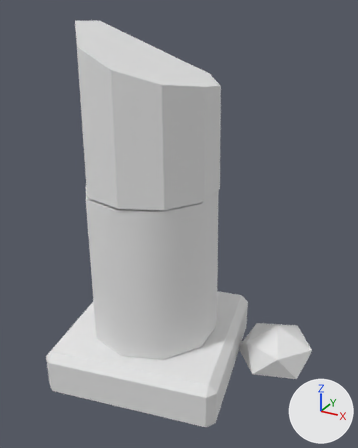
Two versions of the FBX model Assets/Dravio/Environment/Models/SM_ENV_Column_Broken.fbx, one commit apart.
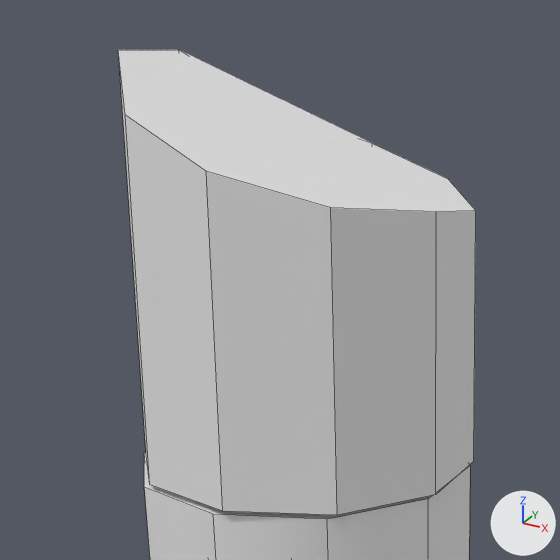
Old and new are each drawn whole from a camera (50 mm lens) standing at (1.51, -2.41, 2.28) and looking at (0.19, -0.01, 1.08) and again close up on the part from 7% to 71% of the width and 0% to 51% of the height. The lights are fixed; the arrows at lower right show +X, +Y and +Z. The older version's two pictures come first. The close-ups show mesh edges as thin lines. Where no turn or scale is listed for an object, it has been applied to the vertices.

In view in the first close-up: 'SM_ENV_Column_Broken'.
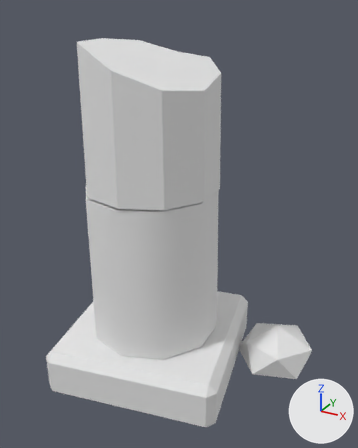
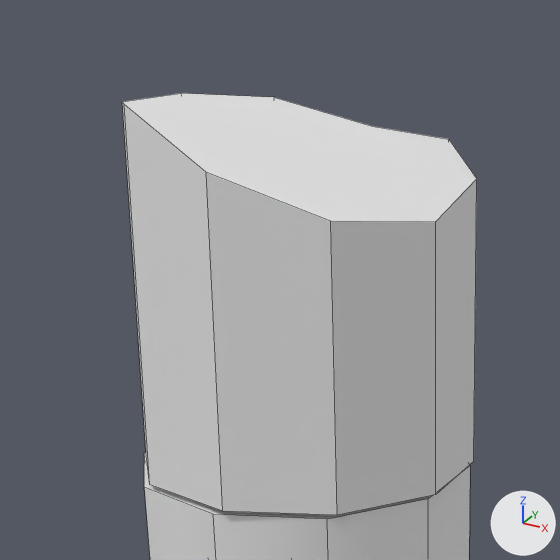
Boxes [x1, y1, x2, y2] around the edits, measured in the close-ups (560 x 560 px; the box of a moved part takes in the faces that stretch with it):
'SM_ENV_Column_Broken', reshaped
    before: [118, 50, 476, 560]
    after: [122, 93, 477, 560]
part 1 of me_sm_env_column_broken, moved or reshaped
    before: [118, 50, 476, 460]
    after: [122, 93, 477, 460]

Patch to the scene script:
```diff
--- a/Assets/Dravio/Environment/Models/SM_ENV_Column_Broken.fbx.py
+++ b/Assets/Dravio/Environment/Models/SM_ENV_Column_Broken.fbx.py
@@ me_sm_env_column_broken @@
 # used by ob_sm_env_column_broken; location = (0.0, 0.0, 0.0)
-me_sm_env_column_broken.from_pydata(...)  # 76 vertices, 70 faces; spans x -0.64..0.99, y -0.64..0.64, z 0.0..2.21
-me_sm_env_column_broken.vertices[47].co = (-0.27, 0.31, 2.06)
-me_sm_env_column_broken.vertices[49].co = (-0.04, 0.41, 1.99)  # pixel (372, 143)
-me_sm_env_column_broken.vertices[51].co = (0.2, 0.35, 1.92)  # pixel (447, 178)
-me_sm_env_column_broken.vertices[53].co = (0.36, 0.16, 1.88)  # pixel (475, 210)
-me_sm_env_column_broken.vertices[55].co = (0.38, -0.08, 1.91)  # pixel (436, 211)
-me_sm_env_column_broken.vertices[57].co = (0.25, -0.29, 1.94)  # pixel (330, 207)
-me_sm_env_column_broken.vertices[61].co = (-0.22, -0.33, 2.09)  # pixel (125, 114)
-me_sm_env_column_broken.vertices[63].co = (-0.38, -0.14, 2.21)  # pixel (118, 50)
-me_sm_env_column_broken.vertices[65].co = (-0.4, 0.1, 2.21)  # pixel (178, 49)
+me_sm_env_column_broken.from_pydata(...)  # 76 vertices, 70 faces; spans x -0.64..0.99, y -0.64..0.64, z 0.0..2.11
+# me_sm_env_column_broken part 1
+me_sm_env_column_broken.vertices[47].co = (-0.27, 0.31, 2.09)  # pixel (274, 97)
+me_sm_env_column_broken.vertices[49].co = (-0.04, 0.41, 2.03)  # pixel (372, 126)
+me_sm_env_column_broken.vertices[51].co = (0.2, 0.35, 2.01)  # pixel (448, 139)
+me_sm_env_column_broken.vertices[53].co = (0.36, 0.16, 1.95)  # pixel (476, 178)
+me_sm_env_column_broken.vertices[55].co = (0.38, -0.08, 1.89)  # pixel (435, 221)
+me_sm_env_column_broken.vertices[57].co = (0.25, -0.29, 1.91)  # pixel (330, 221)
+me_sm_env_column_broken.vertices[61].co = (-0.22, -0.33, 2.11)  # pixel (124, 104)
+me_sm_env_column_broken.vertices[63].co = (-0.38, -0.14, 2.11)  # pixel (122, 101)
+me_sm_env_column_broken.vertices[65].co = (-0.4, 0.1, 2.11)  # pixel (181, 93)
 me_sm_env_column_broken.materials.append(mat_env_props)
```
